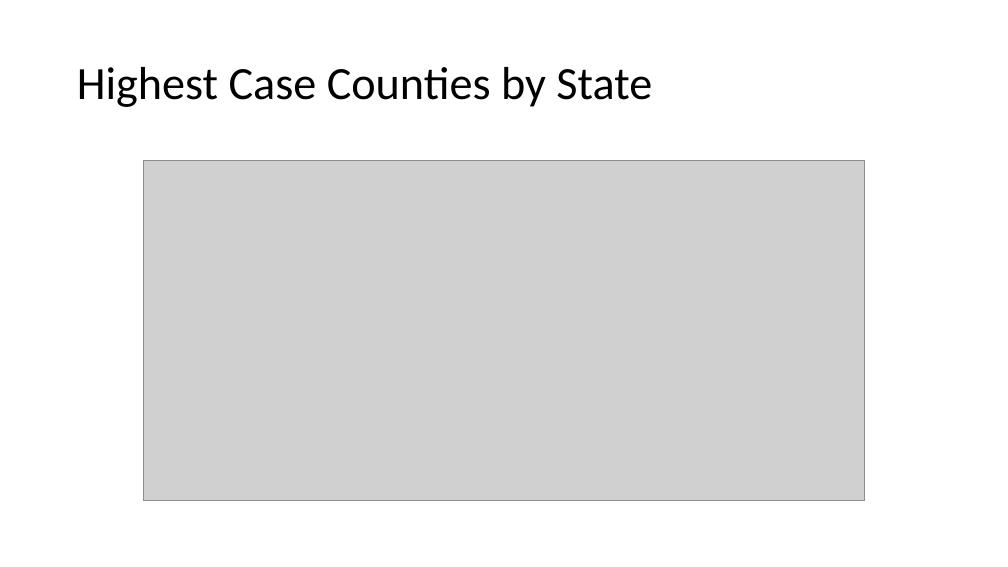
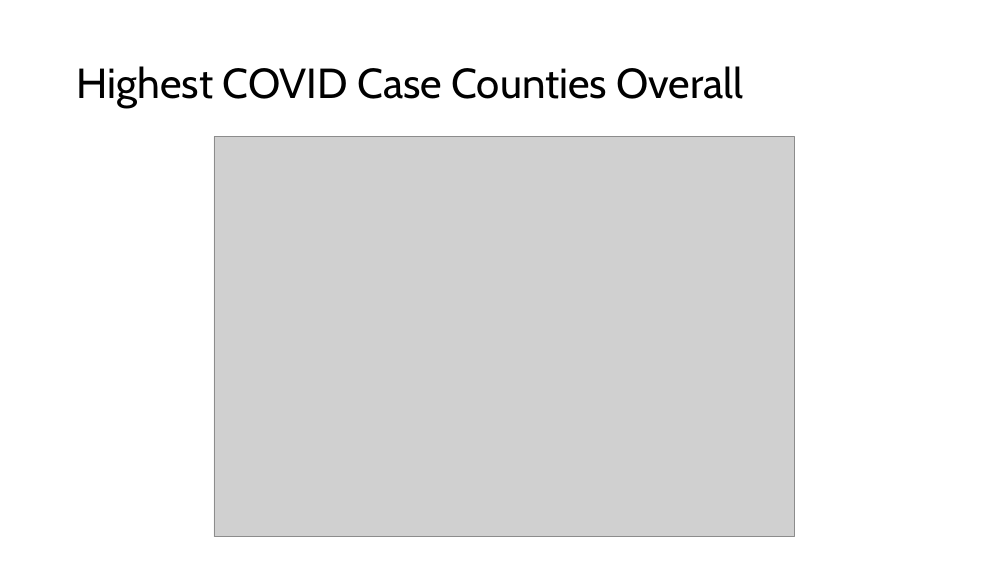
Before and after one commit to cxclark/covid19-analysis, a slide deck: slide 22 of 2020_10_30_covid_usa_analysis.pptx. Drawn at 1008x567 pixels with LibreOffice and Linux fonts; fonts in the diff are those of the drawing; grey boxes stand for pictures. Boxes give left, top, right and bottom in pixels: in the first picture for what was removed or moved away, otherwise in the second. Text is boxed around its words. In the diff, an @@ line names an element or a change of style, - is before the commit and + after.

```diff
--- a/2020_10_30_covid_usa_analysis.pptx
+++ b/2020_10_30_covid_usa_analysis.pptx
@@ title at box(77, 66, 744, 108): text changed; size 44 to 40 pt; font Calibri to Cabin @@
-Highest Case Counties by State
+Highest COVID Case Counties Overall
@@ picture: place and size @@
-picture at box(144, 161, 865, 501)
+picture at box(214, 137, 794, 537)
```
Also in this commit, not shown: 22 other slides changed, 2 other files.
